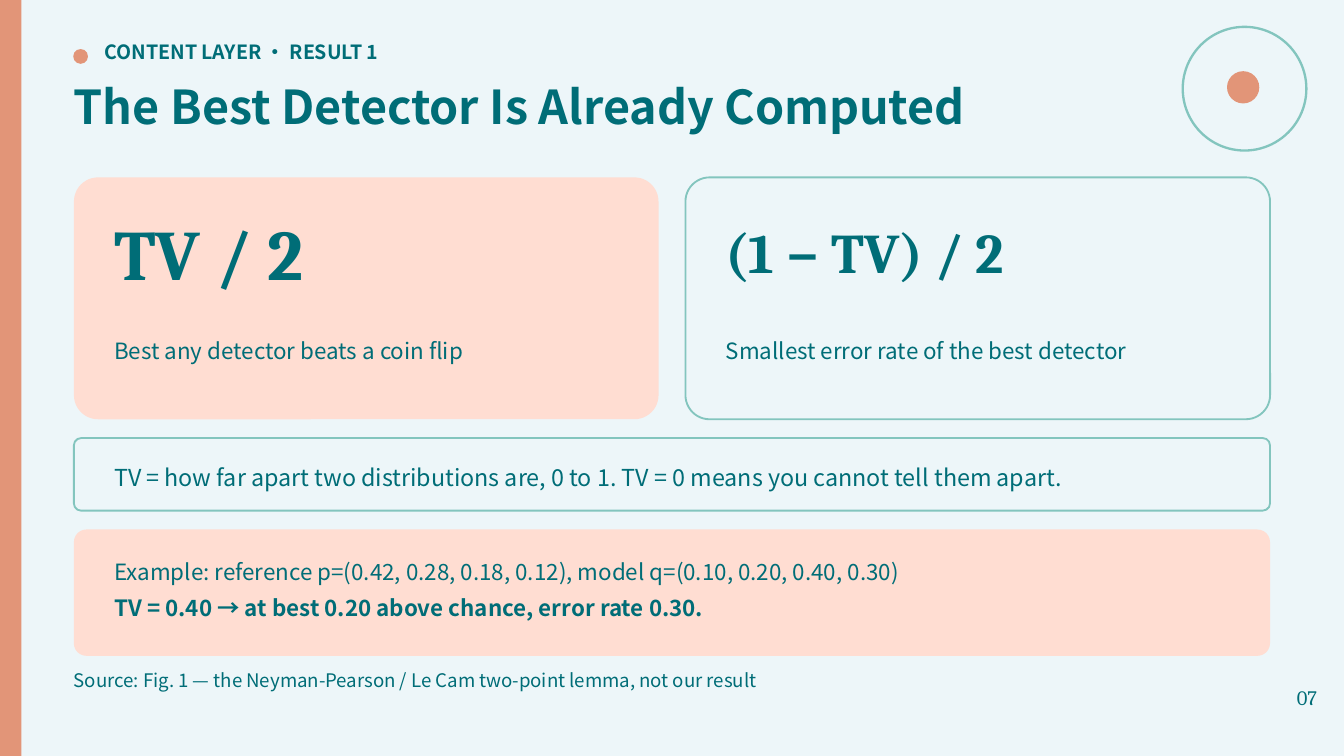
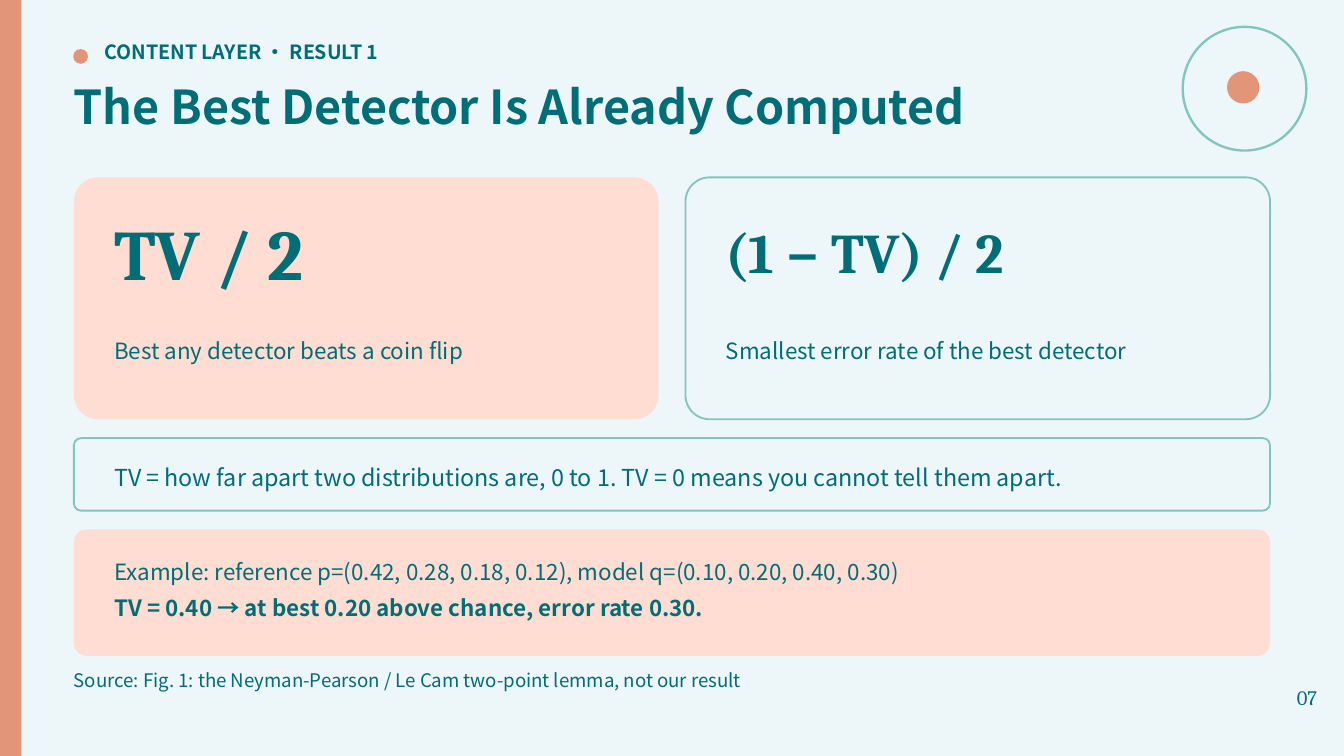
Before and after one commit to lihuanlz/Neither-substitutable-for-the-other, a slide deck: slide 7 of paper/slides/output/identifiability-boundary-popular.pptx. Drawn at 1344x756 pixels with LibreOffice and Linux fonts; fonts in the diff are those of the drawing. Boxes give left, top, right and bottom in pixels: in the first picture for what was removed or moved away, otherwise in the second. Text is boxed around its words. In the diff, an @@ line names an element or a change of style, - is before the commit and + after.

```diff
--- a/paper/slides/output/identifiability-boundary-popular.pptx
+++ b/paper/slides/output/identifiability-boundary-popular.pptx
@@ text at (74, 672, 741, 692): text changed @@
-Source: Fig. 1 — the Neyman-Pearson / Le Cam two-point lemma, not our result
+Source: Fig. 1: the Neyman-Pearson / Le Cam two-point lemma, not our result
```
Also in this commit, not shown: 1 other slide changed, 23 other files.
